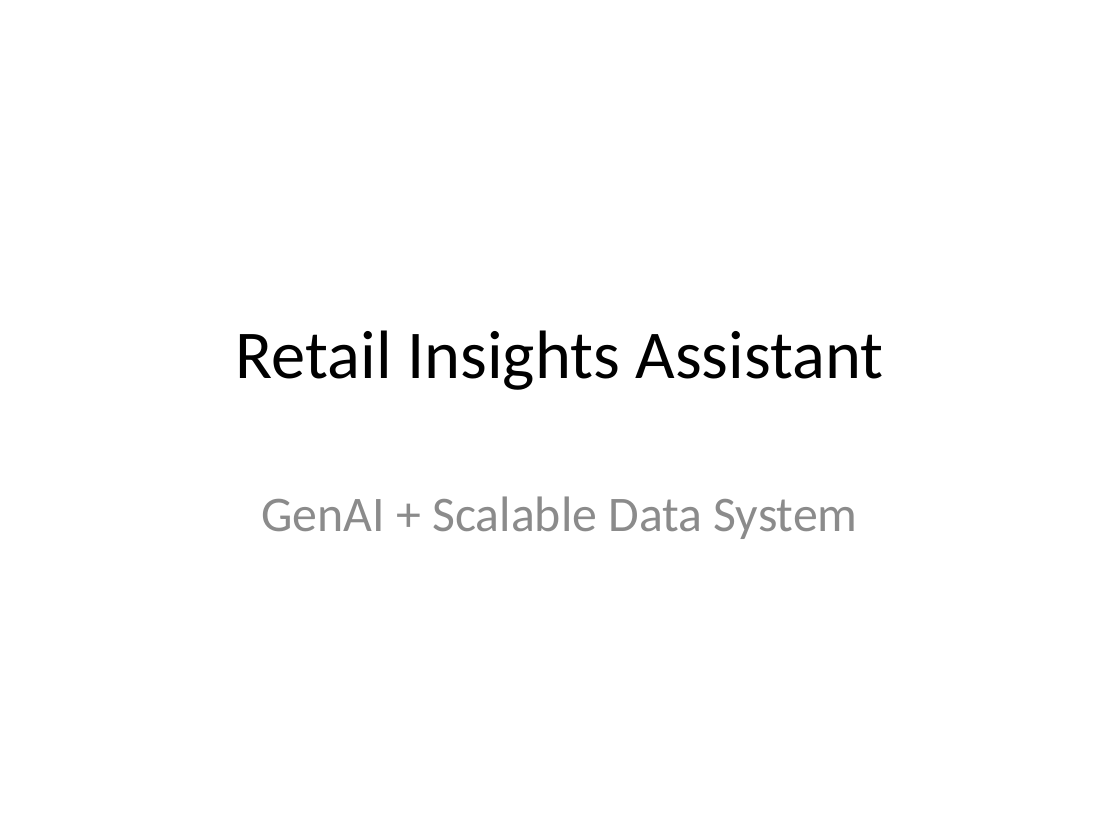
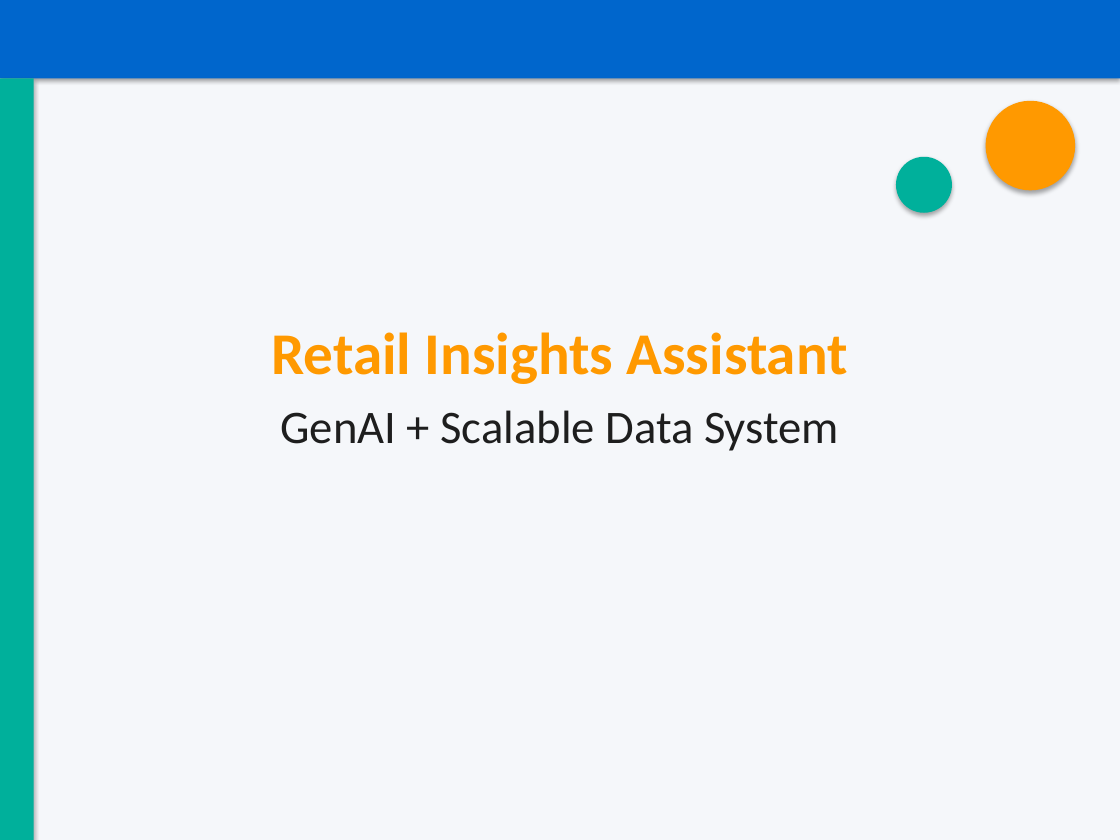
Before and after one commit to abhisam135/retail-insights-assistant, a slide deck: slide 1 of docs/Retail_Insights_Assistant_Presentation.pptx. Drawn at 1120x840 pixels with LibreOffice and Linux fonts; fonts in the diff are those of the drawing. Boxes give left, top, right and bottom in pixels: in the first picture for what was removed or moved away, otherwise in the second. Text is boxed around its words. In the diff, an @@ line names an element or a change of style, - is before the commit and + after.

```diff
--- a/docs/Retail_Insights_Assistant_Presentation.pptx
+++ b/docs/Retail_Insights_Assistant_Presentation.pptx
@@ rectangle added at [0,0,1120,840], fill #F5F7FA @@
@@ rectangle added at [0,0,1120,56], fill #00468C @@
@@ rectangle added at [0,0,1120,78], fill #0066CC @@
@@ rectangle added at [0,78,34,840], fill #00B09B @@
@@ ellipse added at [986,101,1075,190], fill #FF9900 @@
@@ ellipse added at [896,157,952,213], fill #00B09B @@
@@ title "Retail Insights Assistant" at [271,332,848,384]: size 44 to 38 pt, text colour #000000 to #FF9900, bold on @@
@@ subtitle "GenAI + Scalable Data System": place and size @@
-subtitle "GenAI + Scalable Data System" at [261,496,858,539]
+subtitle "GenAI + Scalable Data System" at [280,410,839,451]
@@ subtitle "GenAI + Scalable Data System" at [280,410,839,451]: size 32 to 30 pt, text colour #8C8C8C to #1E1E1E; less space between paragraphs @@
```
Also in this commit, not shown: 14 other slides changed, 1 slide added, 1 slide removed.
